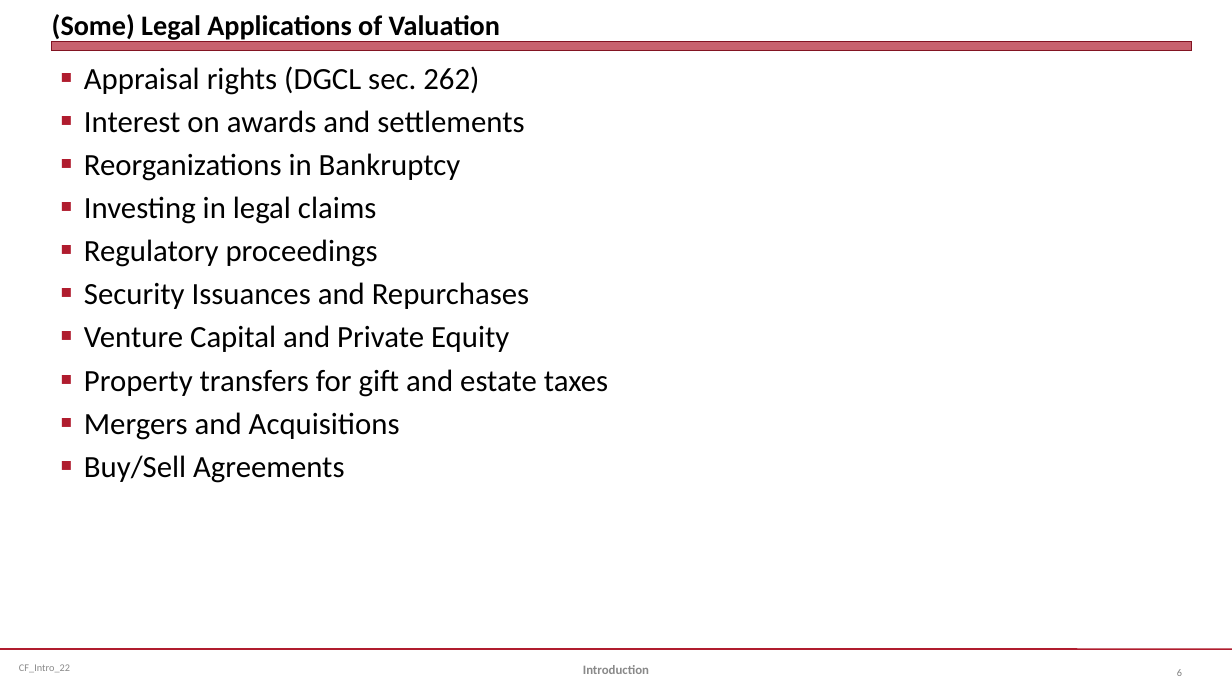
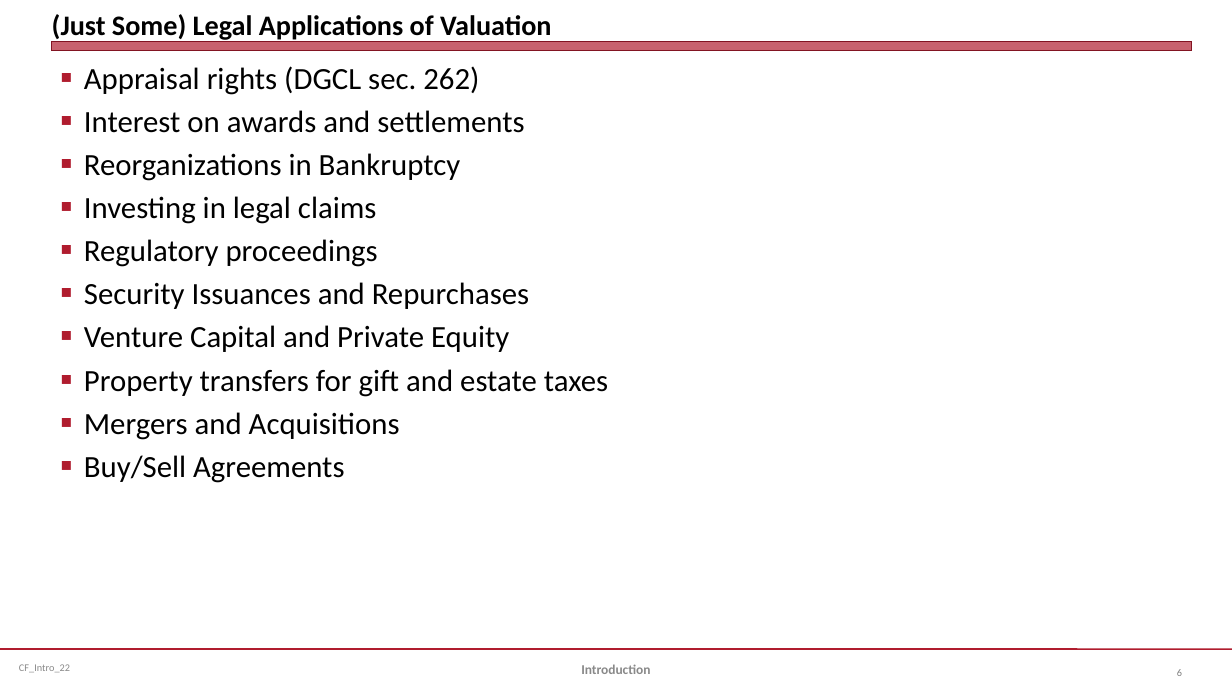
Before and after one commit to jmc877/Corporate-Finance, a slide deck: slide 6 of slides/CF_Intro_22.pptx. Drawn at 1232x693 pixels with LibreOffice and Linux fonts; fonts in the diff are those of the drawing. Boxes give left, top, right and bottom in pixels: in the first picture for what was removed or moved away, otherwise in the second. Text is boxed around its words. In the diff, an @@ line names an element or a change of style, - is before the commit and + after.

```diff
--- a/slides/CF_Intro_22.pptx
+++ b/slides/CF_Intro_22.pptx
@@ title at <box>52,14,551,42</box>: text changed @@
-(Some) Legal Applications of Valuation
+(Just Some) Legal Applications of Valuation
@@ text "Introduction" at <box>581,664,650,674</box>: size 10 to 10.5 pt @@
```
Also in this commit, not shown: 14 other slides changed, 2 other files.
